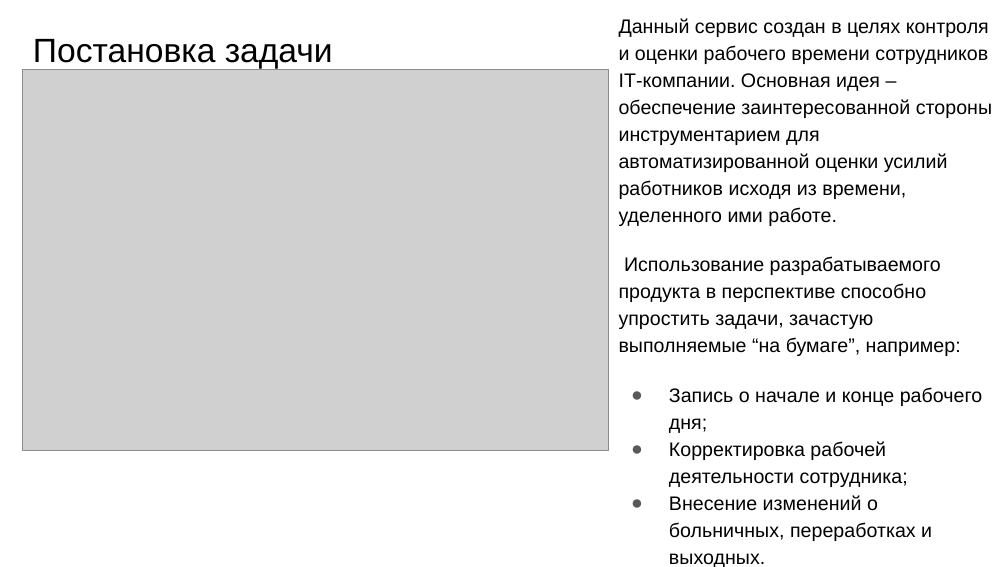
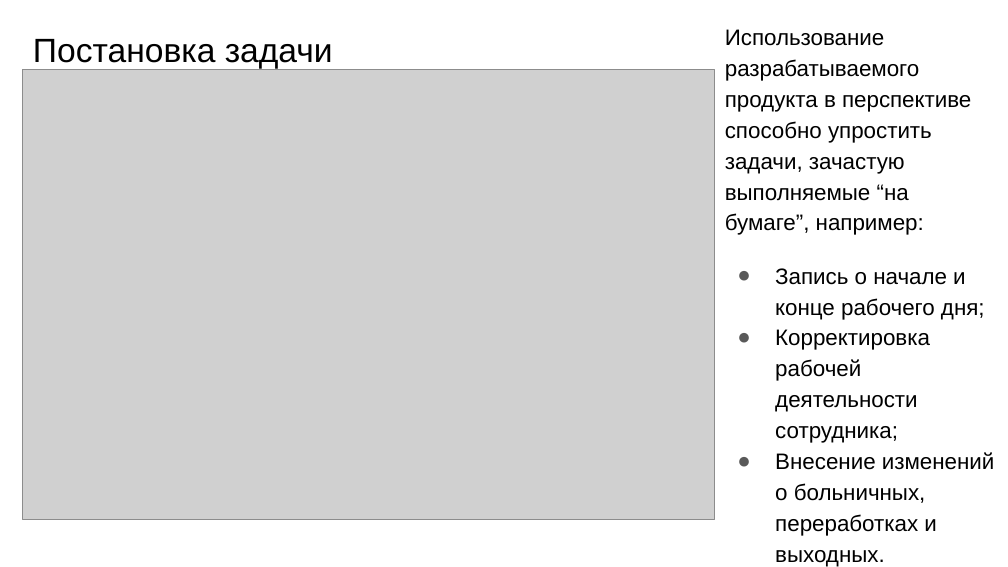
Before and after one commit to NikulinR/ITTimeRecording, a slide deck: slide 4 of Presentation.pptx. Drawn at 1008x567 pixels with LibreOffice and Linux fonts; fonts in the diff are those of the drawing; grey boxes stand for pictures. Boxes give left, top, right and bottom in pixels: in the first picture for what was removed or moved away, otherwise in the second. Text is boxed around its words. In the diff, an @@ line names an element or a change of style, - is before the commit and + after.

```diff
--- a/Presentation.pptx
+++ b/Presentation.pptx
@@ text at (x1=619, y1=18, x2=992, y2=226): paragraph removed @@
-Данный сервис создан в целях контроля и оценки рабочего времени сотрудников IT-компании. Основная идея – обеспечение заинтересованной стороны инструментарием для автоматизированной оценки усилий работников исходя из времени, уделенного ими работе.
@@ text "Использование разрабатываемого продукта в перспективе ..." moved from (x1=619, y1=18, x2=992, y2=567) to (x1=725, y1=29, x2=994, y2=567) @@
@@ text "Использование разрабатываемого продукта в перспективе ..." at (x1=725, y1=29, x2=994, y2=567): size 14 to 16 pt @@
@@ picture resized from (x1=23, y1=70, x2=609, y2=451) to (x1=23, y1=70, x2=715, y2=520) @@
```
Also in this commit, not shown: 6 other slides changed, 1 slide added, 1 slide removed.
